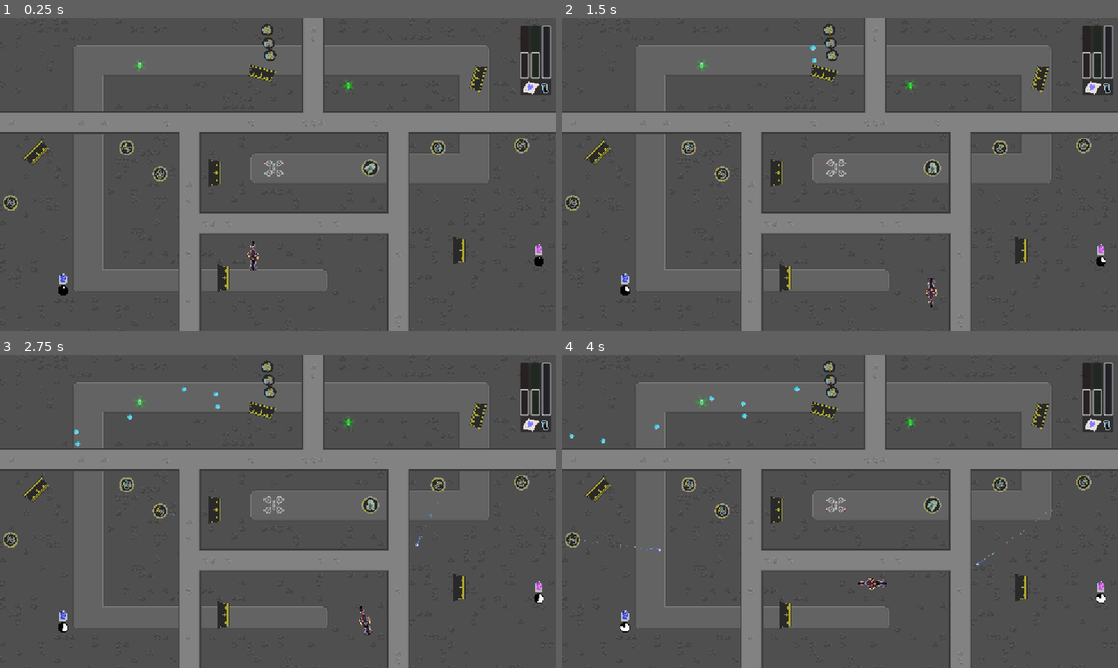
Above: before the commit, frames 1-4 (two rows, left to right).
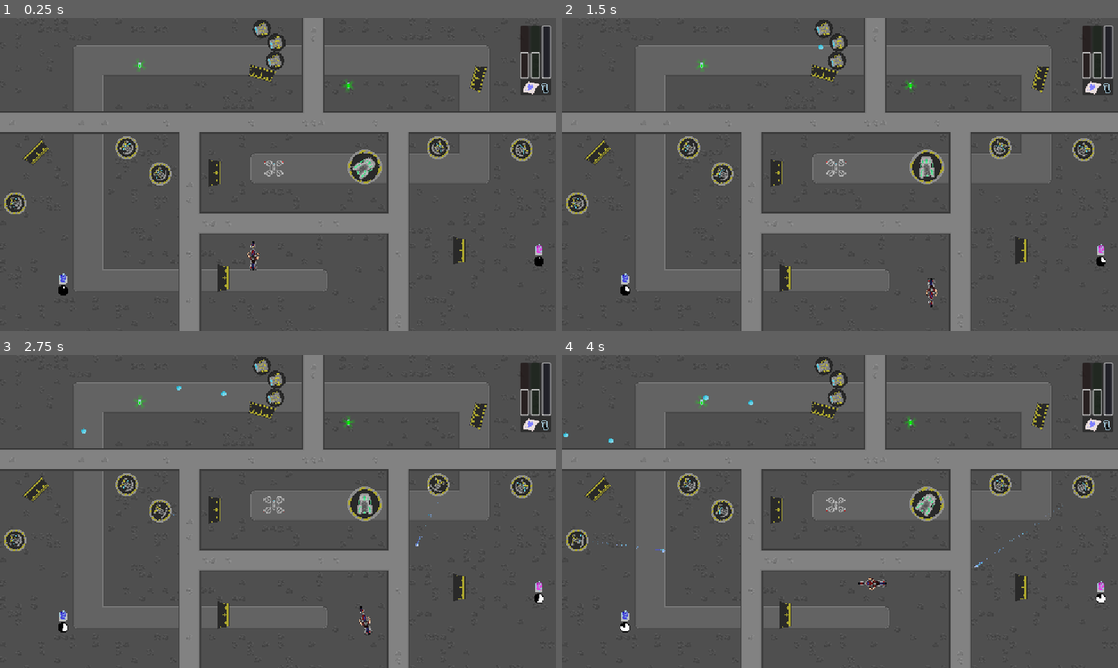
Above: after the commit, the same moments.

Repository: IwailerI/micro-jam-colors
Game: Godot game, scene res://levels/level_x1.tscn
The game is run twice, just before and just after one commit, with the same random seed, the same clock (stepped at 60 frames per second) and the same inputs. This scene is started directly instead of the project's main scene.
Inputs:
- Up to frame 1 (0.25 s): no input
- Up to frame 2 (1.5 s): hold D (movement_right) 0.53-1.28 s; hold Space (throttle) 0.53-1.28 s; hold S (movement_down) from 1.28 s (still down); tap Space (throttle) at 1.35 s
- Up to frame 3 (2.75 s): release S (movement_down) at 2.03 s; hold D (movement_right) from 2.03 s (still down); hold Space (throttle) from 2.03 s (still down)
- Up to frame 4 (4 s): release D (movement_right) at 2.78 s; release Space (throttle) at 2.78 s; hold W (movement_up) 2.78-3.53 s; tap Space (throttle) at 2.85 s; hold A (movement_left) from 3.53 s (still down); hold Space (throttle) from 3.53 s (still down)

The runs differ from the first frame. In frame 1, 1.9% of the frame differs, in the area x 0-96%, y 0-63%; in frame 2, 2.0%; in frame 3, 2.0%; in frame 4, 2.1%, in the area x 0-96%, y 0-68%.

Commit message:
increased gun size

Diff:
--- a/levels/level_x1.tscn
+++ b/levels/level_x1.tscn
@@ -71,7 +71,7 @@
 spawn_limit = 2
 
 [node name="Catapult" parent="Hazards" index="0" instance=ExtResource("5_ur0a4")]
-position = Vector2(767, 310)
+position = Vector2(755, 308)
 wakeup = 0.0
 
 [node name="Crossbow" parent="Hazards" index="1" instance=ExtResource("6_lxhgl")]
@@ -81,7 +81,7 @@
 position = Vector2(907, 268)
 
 [node name="Crossbow5" parent="Hazards" index="3" instance=ExtResource("6_lxhgl")]
-position = Vector2(1080, 263)
+position = Vector2(1080, 272)
 wakeup = 1.5
 
 [node name="Crossbow2" parent="Hazards" index="4" instance=ExtResource("6_lxhgl")]
@@ -89,25 +89,20 @@
 wakeup = 1.1
 
 [node name="Crossbow6" parent="Hazards" index="5" instance=ExtResource("6_lxhgl")]
-position = Vector2(21, 382)
+position = Vector2(31, 383)
 wakeup = 1.7
 
 [node name="Canon" parent="Hazards" index="6" instance=ExtResource("7_4tr0b")]
-position = Vector2(553, 24)
+position = Vector2(542, 22)
 rotation = 2.87979
 wakeup = 1.2
 
 [node name="Canon2" parent="Hazards" index="7" instance=ExtResource("7_4tr0b")]
-position = Vector2(556, 51)
+position = Vector2(572, 50)
 rotation = 2.87979
 
-[node name="Canon3" parent="Hazards" index="8" instance=ExtResource("7_4tr0b")]
-position = Vector2(556, 51)
-rotation = 2.87979
-wakeup = 0.8
-
-[node name="Canon4" parent="Hazards" index="9" instance=ExtResource("7_4tr0b")]
-position = Vector2(559, 77)
+[node name="Canon4" parent="Hazards" index="8" instance=ExtResource("7_4tr0b")]
+position = Vector2(569, 88)
 rotation = 2.87979
 
 [node name="DeliveryPoint" parent="." index="7"]
--- a/objects/catapult/catapult.tscn
+++ b/objects/catapult/catapult.tscn
@@ -53,7 +53,7 @@
 }]
 
 [sub_resource type="CircleShape2D" id="CircleShape2D_3h4q7"]
-radius = 9.0
+radius = 12.0416
 
 [node name="Catapult" type="StaticBody2D"]
 script = ExtResource("1_t8e78")
@@ -62,9 +62,11 @@
 [node name="Cooldown" type="Timer" parent="."]
 
 [node name="Base" type="Sprite2D" parent="."]
+scale = Vector2(2, 2)
 texture = ExtResource("2_akbj1")
 
 [node name="Gun" type="AnimatedSprite2D" parent="."]
+scale = Vector2(2, 2)
 sprite_frames = SubResource("SpriteFrames_n7f8j")
 autoplay = "default"
 offset = Vector2(3.5, 0)
--- a/objects/palette/default.tres
+++ b/objects/palette/default.tres
@@ -4,11 +4,11 @@
 
 [resource]
 script = ExtResource("1_5pwqw")
-c = Color(0, 1, 1, 1)
-m = Color(1, 0, 1, 1)
-y = Color(1, 1, 0, 1)
-cm = Color(0, 0, 1, 1)
-cy = Color(0, 1, 0, 1)
-my = Color(1, 0, 0, 1)
-cmy = Color(0, 0, 0, 1)
+r = Color(1, 0, 0, 1)
+g = Color(0, 1, 0, 1)
+b = Color(0, 0, 1, 1)
+rg = Color(1, 1, 0, 1)
+gb = Color(0, 1, 1, 1)
+rb = Color(1, 0, 1, 1)
+rgb = Color(1, 1, 1, 1)
 metadata/_custom_type_script = "uid://cp04ky8p4hvl0"
--- a/objects/shooting_towers/crossbow/crossbow.tscn
+++ b/objects/shooting_towers/crossbow/crossbow.tscn
@@ -79,6 +79,10 @@
 cooldown = 2.0
 rotating_to_player = true
 
+[node name="Base" parent="." index="1"]
+scale = Vector2(1.5, 1.5)
+
 [node name="Gun" parent="." index="2"]
+scale = Vector2(1.5, 1.5)
 sprite_frames = SubResource("SpriteFrames_3jjmo")
 animation = &"shoot"
--- a/objects/shooting_towers/shooting_tower.tscn
+++ b/objects/shooting_towers/shooting_tower.tscn
@@ -28,7 +28,7 @@
 }]
 
 [sub_resource type="CircleShape2D" id="CircleShape2D_ihhhh"]
-radius = 9.0
+radius = 13.0384
 
 [node name="ShootingTower" type="StaticBody2D"]
 collision_layer = 2
@@ -38,9 +38,11 @@
 [node name="Cooldown" type="Timer" parent="."]
 
 [node name="Base" type="Sprite2D" parent="."]
+scale = Vector2(1.5, 1.5)
 texture = ExtResource("2_caxoc")
 
 [node name="Gun" type="AnimatedSprite2D" parent="."]
+scale = Vector2(1.5, 1.5)
 sprite_frames = SubResource("SpriteFrames_3y7wo")
 autoplay = "default"
 
